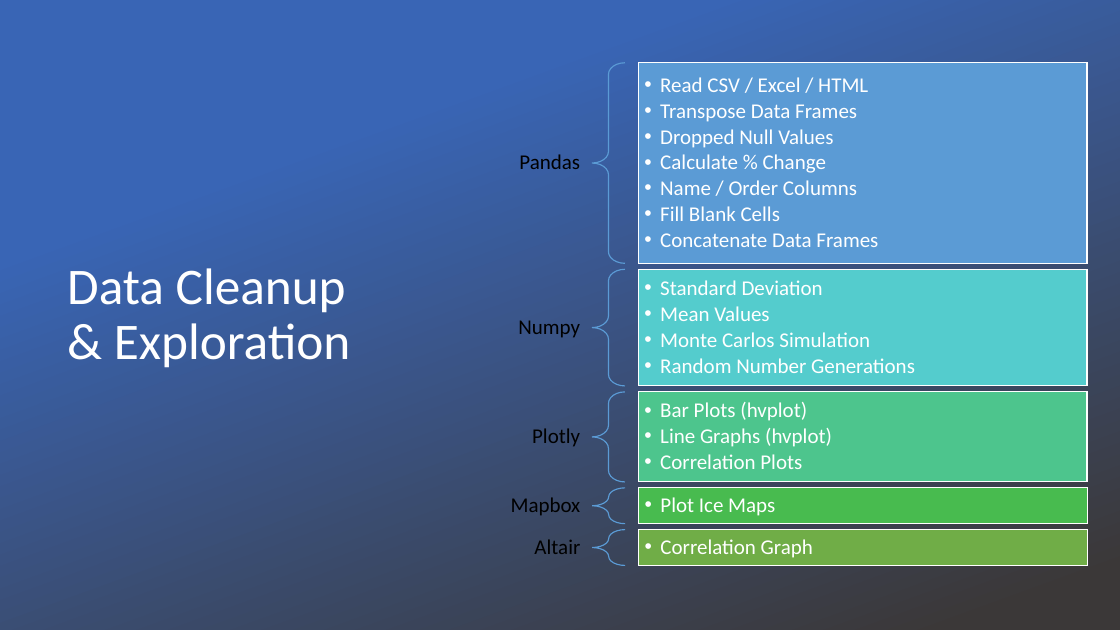
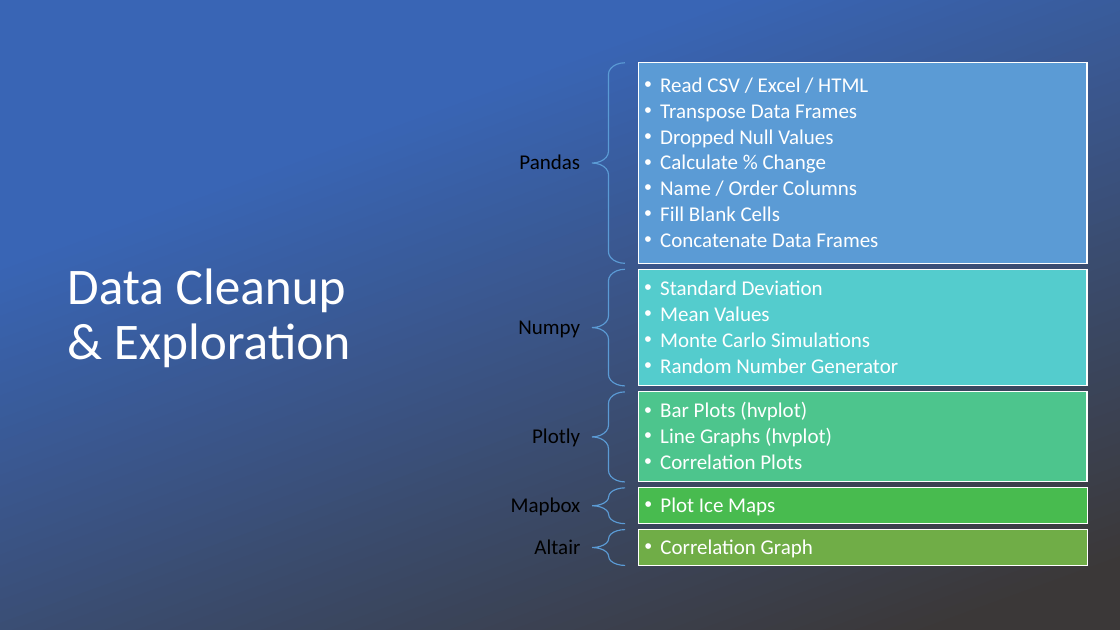
Before and after one commit to hageslel/project_one, a slide deck: slide 4 of Project 1 Presentation.pptx. Drawn at 1120x630 pixels with LibreOffice and Linux fonts; fonts in the diff are those of the drawing; background and template pictures are left out; a plain dark background stands for a picture behind light text. Boxes give left, top, right and bottom in pixels: in the first picture for what was removed or moved away, otherwise in the second. Text is boxed around its words. In the diff, an @@ line names an element or a change of style, - is before the commit and + after.

```diff
--- a/Project 1 Presentation.pptx
+++ b/Project 1 Presentation.pptx
@@ text at box(660, 332, 898, 373): text changed @@
-  • Monte Carlos Simulation
-  • Random Number Generations
+  • Monte Carlo Simulations
+  • Random Number Generator
```
Also in this commit, not shown: 4 other slides changed, 1 slide removed.
